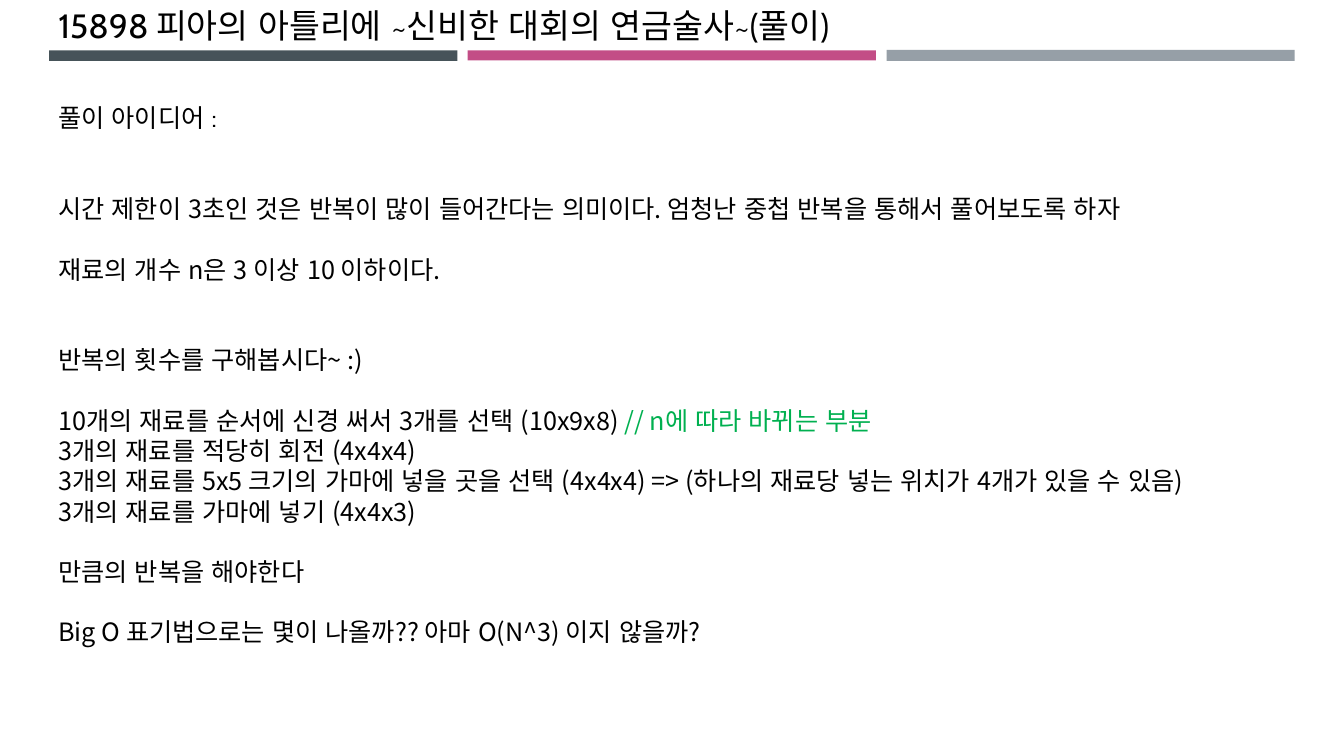
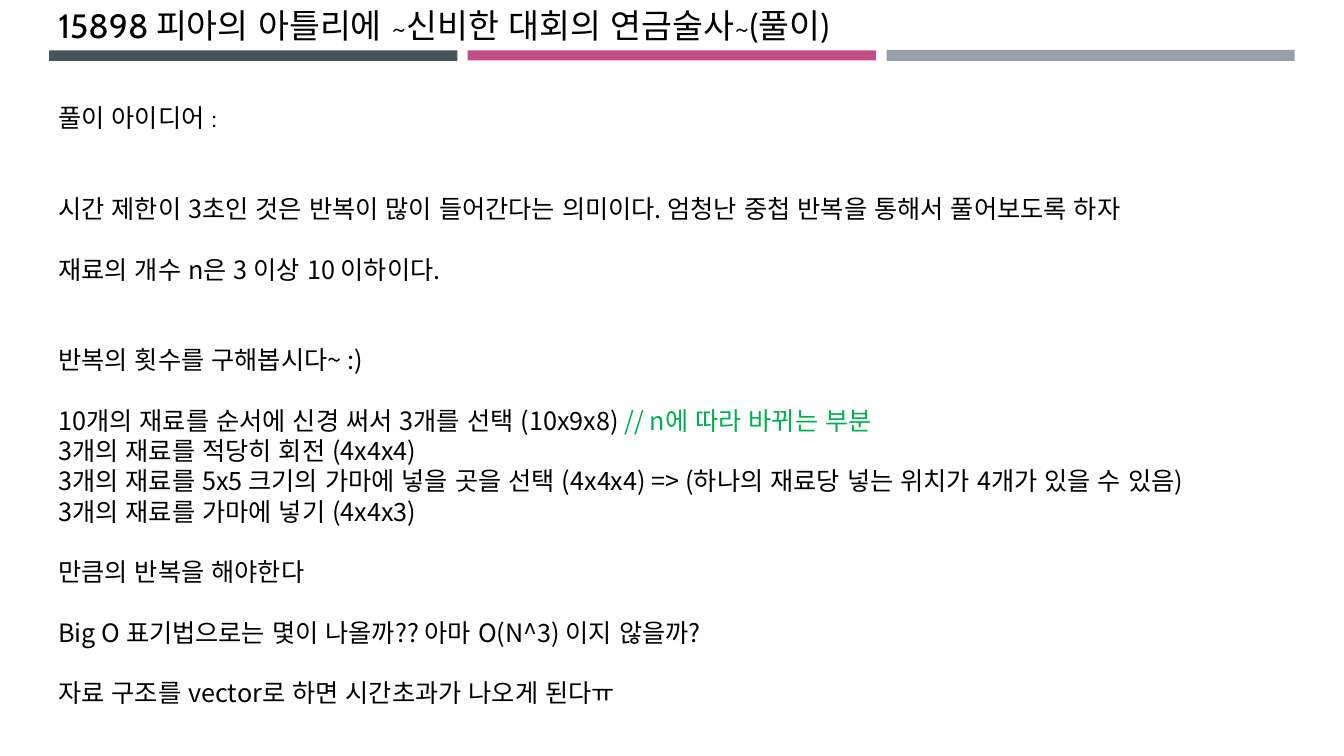
Before and after one commit to ckdgus0505/ACM, a slide deck: slide 6 of PPT 발표자료/UCPC_2018_예선/창현.pptx. Drawn at 1344x756 pixels with LibreOffice and Linux fonts; fonts in the diff are those of the drawing. Boxes give left, top, right and bottom in pixels: in the first picture for what was removed or moved away, otherwise in the second. Text is boxed around its words. In the diff, an @@ line names an element or a change of style, - is before the commit and + after.

```diff
--- a/PPT 발표자료/UCPC_2018_예선/창현.pptx
+++ b/PPT 발표자료/UCPC_2018_예선/창현.pptx
@@ text at [58,681,615,704]: paragraph added @@
+자료 구조를 vector로 하면 시간초과가 나오게 된다ㅠ
```
Also in this commit, not shown: 2 other slides changed, 7 slides added, 5 other files.
